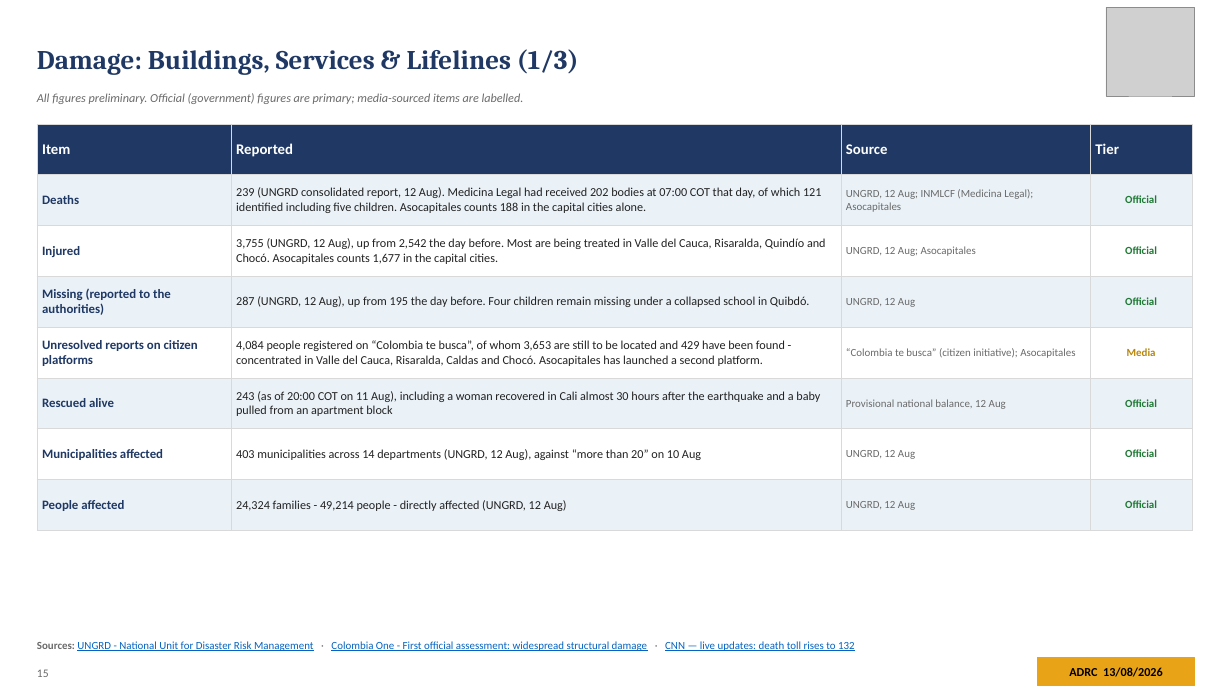
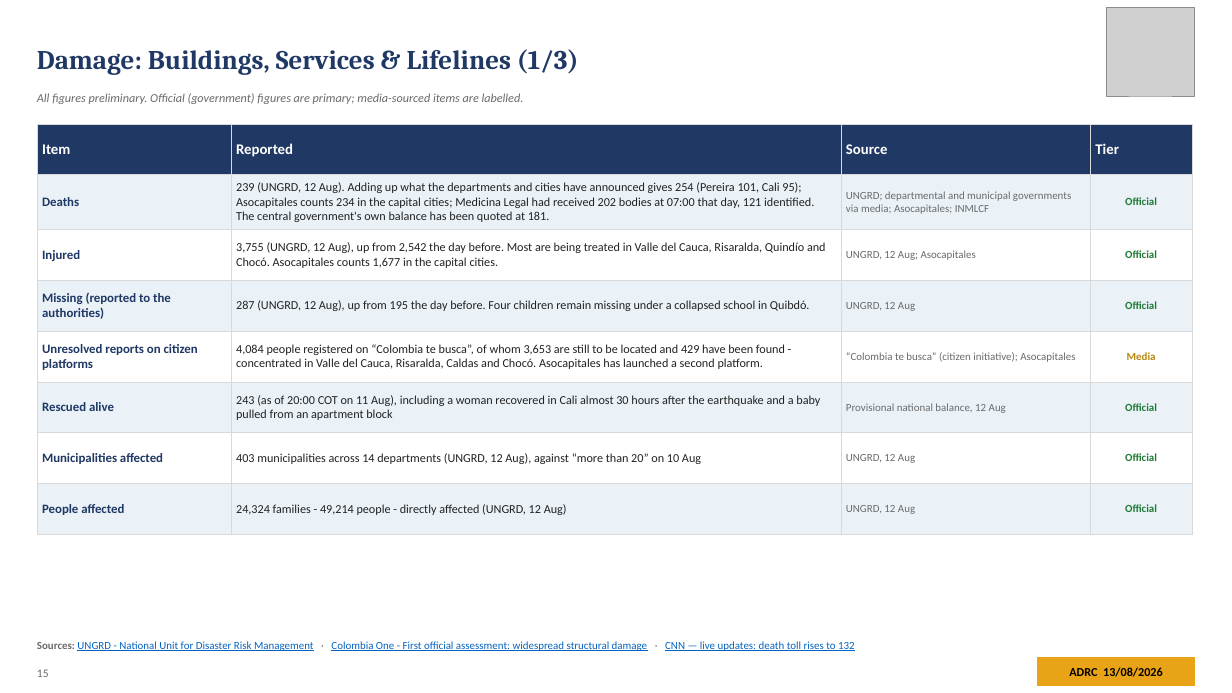
Before and after one commit to kochobi-max/whatsmap, a slide deck: slide 15 of reports/colombia_eq_20260810/output/ADRC_EQ_COL_Choco_20260810_EN.pptx. Drawn at 1232x693 pixels with LibreOffice and Linux fonts; fonts in the diff are those of the drawing; grey boxes stand for pictures. Boxes give left, top, right and bottom in pixels: in the first picture for what was removed or moved away, otherwise in the second. Text is boxed around its words. In the diff, an @@ line names an element or a change of style, - is before the commit and + after.

```diff
--- a/reports/colombia_eq_20260810/output/ADRC_EQ_COL_Choco_20260810_EN.pptx
+++ b/reports/colombia_eq_20260810/output/ADRC_EQ_COL_Choco_20260810_EN.pptx
@@ table at bbox=[37, 124, 1192, 519] @@
-row 2, column 2: 239 (UNGRD consolidated report, 12 Aug). Medicina Legal had received 202 bodies at 07:00 COT that day, of which 121 identified including five children. Asocapitales counts 188 in the capital cities alone.
+row 2, column 2: 239 (UNGRD, 12 Aug). Adding up what the departments and cities have announced gives 254 (Pereira 101, Cali 95); Asocapitales counts 234 in the capital cities; Medicina Legal had received 202 bodies at 07:00 that day, 121 identified. The central government's own balance has been quoted at 181.
-row 2, column 3: UNGRD, 12 Aug; INMLCF (Medicina Legal); Asocapitales
+row 2, column 3: UNGRD; departmental and municipal governments via media; Asocapitales; INMLCF
```
Also in this commit, not shown: 5 other slides changed, 7 other files.
